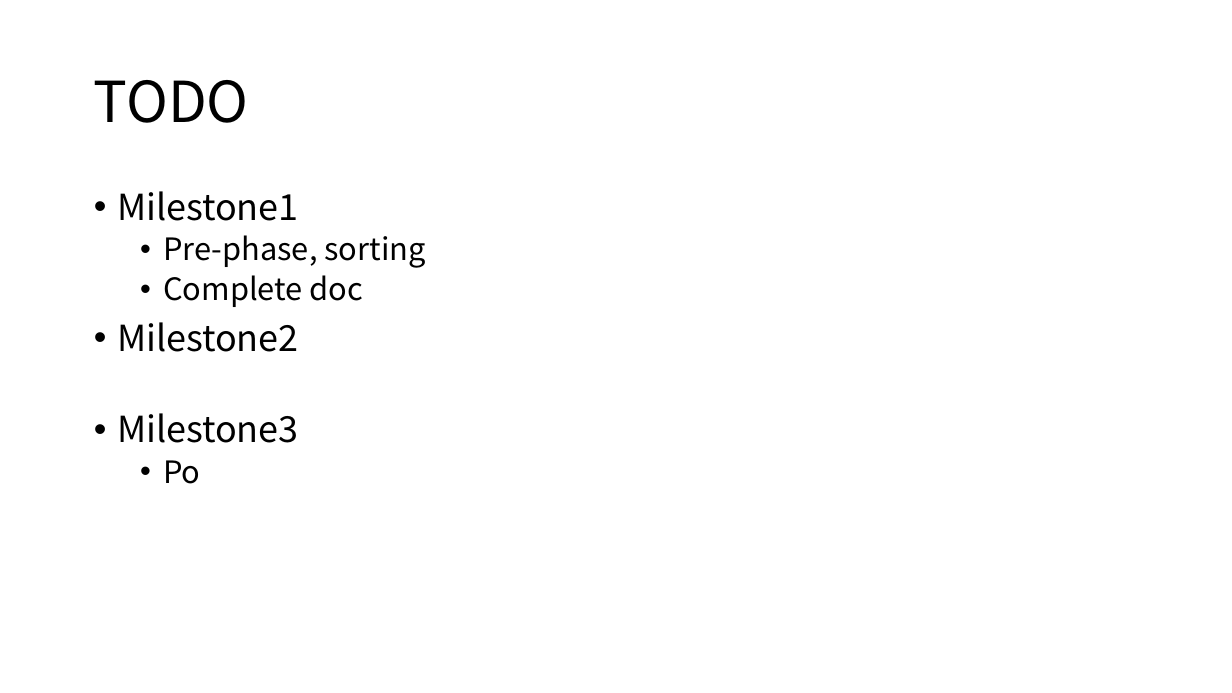
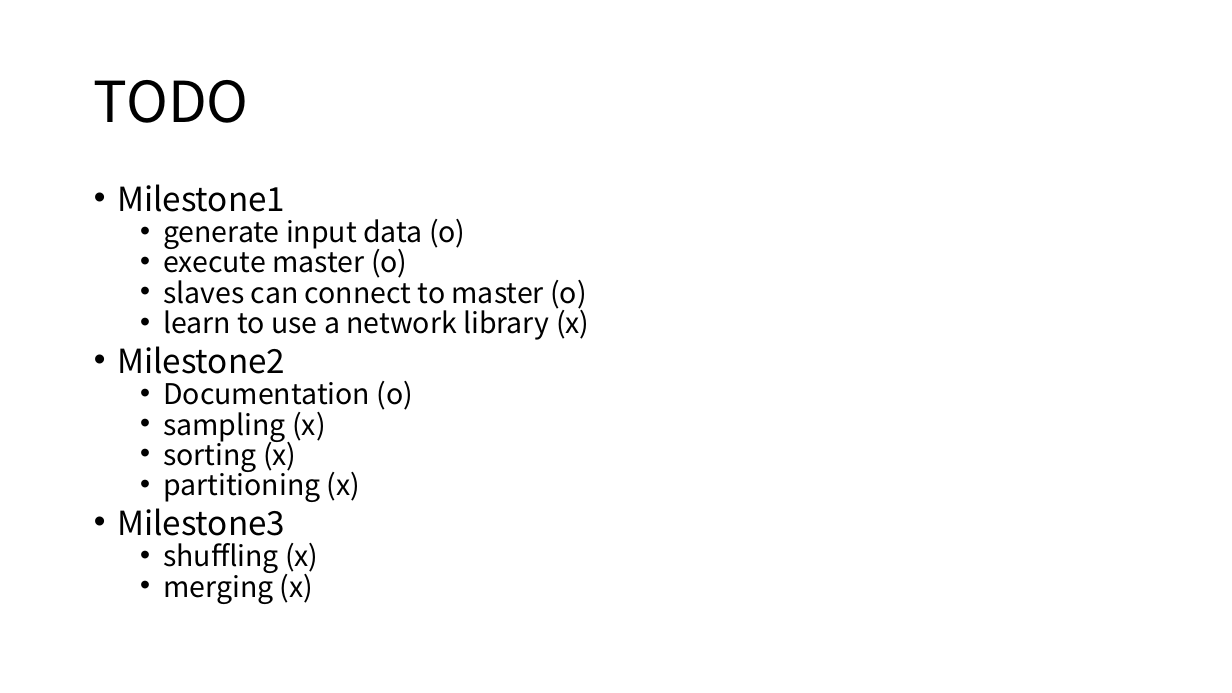
Before and after one commit to GNUp/cs434-doc, a slide deck: slide 34 of project2.pptx. Drawn at 1232x693 pixels with LibreOffice and Linux fonts; fonts in the diff are those of the drawing. Boxes give left, top, right and bottom in pixels: in the first picture for what was removed or moved away, otherwise in the second. Text is boxed around its words. In the diff, an @@ line names an element or a change of style, - is before the commit and + after.

```diff
--- a/project2.pptx
+++ b/project2.pptx
@@ text at bbox=[117, 184, 285, 544]: size 28 to 25.9 pt in "Milestone1", "Milestone2", "Milestone3"; line spacing 0.9 to 0.7 @@
@@ text at bbox=[163, 219, 589, 340]: text changed; size 24 to 22.2 pt @@
-  • Pre-phase, sorting
-  • Complete doc
+  • generate input data (o)
+  • execute master (o)
+  • slaves can connect to master (o)
+  • learn to use a network library (x)
@@ text at bbox=[163, 381, 413, 502]: paragraphs added @@
+  • Documentation (o)
+  • sampling (x)
+  • sorting (x)
+  • partitioning (x)
@@ text at bbox=[163, 543, 318, 604]: text changed; size 24 to 22.2 pt @@
-  • Po
+  • shuffling (x)
+  • merging (x)
```
Also in this commit, not shown: 1 other slide changed.
